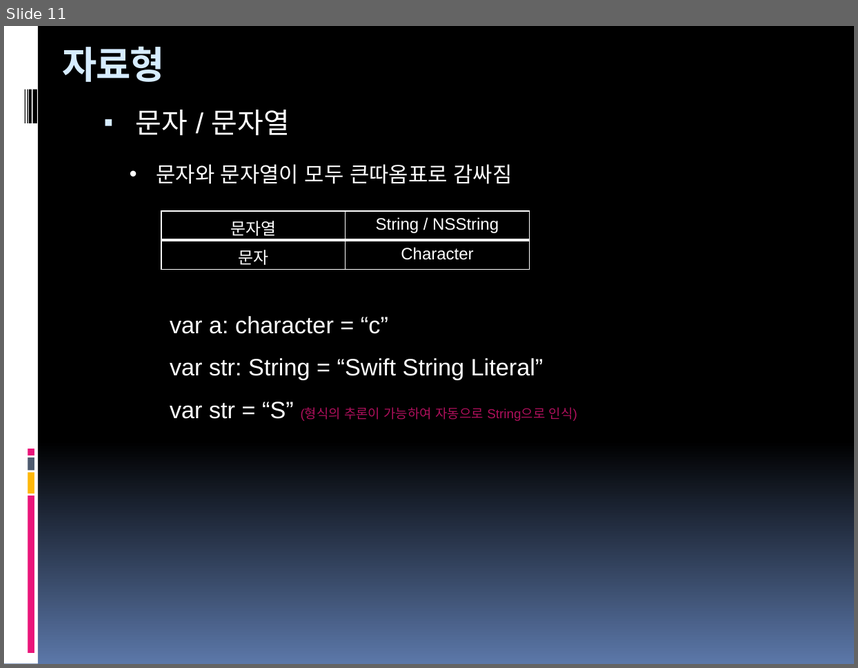
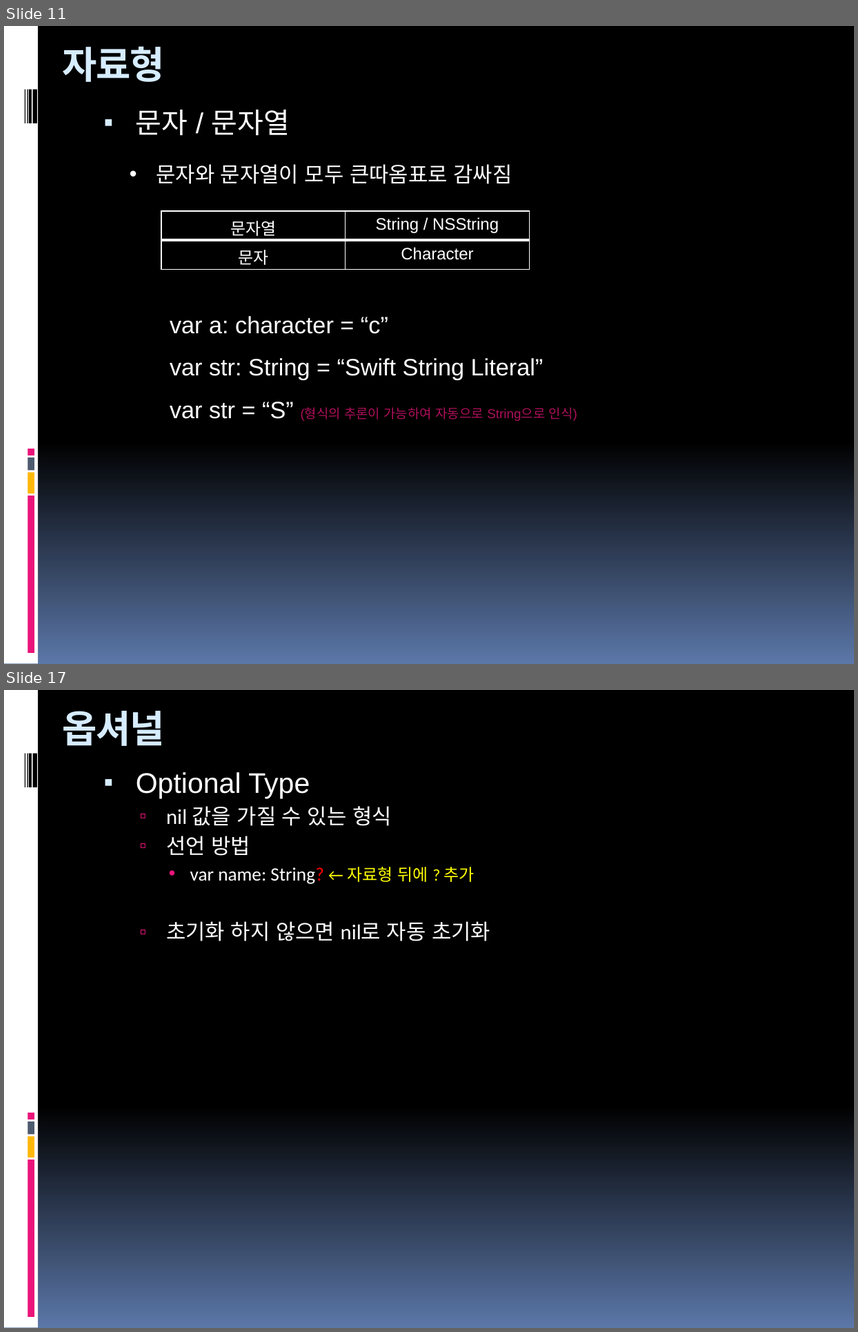
Before and after one commit to hounga13/helloSwift, a slide deck: Swift세미나자료.pptx. Shown one above the other, each under a label of ours: slide 11 before the commit, slides 11 and 17 after it; the slides between them are not shown. The pictures are 858x668 and 858x1332 pixels, drawn with LibreOffice and Linux fonts; fonts in the diff are those of the drawing. Boxes give left, top, right and bottom in pixels: in the first picture for what was removed or moved away, otherwise in the second. Text is boxed around its words. In the diff, an @@ line names an element or a change of style, - is before the commit and + after.

```diff
--- a/Swift세미나자료.pptx
+++ b/Swift세미나자료.pptx
@@ slide 17 added at box(4, 690, 854, 1328), background gradient #000000 to #5B77A8; not listed: 9 template elements that a slide beside it also shows @@
@@ title added at box(63, 711, 165, 746), 32 pt, text #D6ECFF, bold @@
+옵셔널
@@ text added at box(136, 772, 490, 941), 18 pt, text #FFFFFF @@
+▪ Optional Type
+  ▫ nil 값을 가질 수 있는 형식
+  ▫ 선언 방법
+    • var name: String? ← 자료형 뒤에 ? 추가
+  ▫ 초기화 하지 않으면 nil로 자동 초기화
```
Also in this commit, not shown: 1 slide changed, 7 other slides added, 2 other files.
